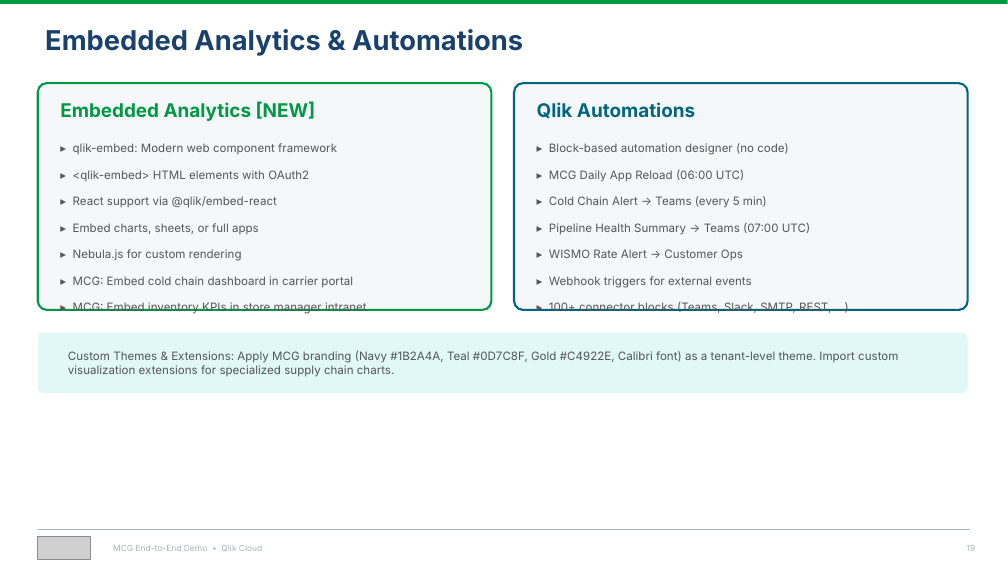
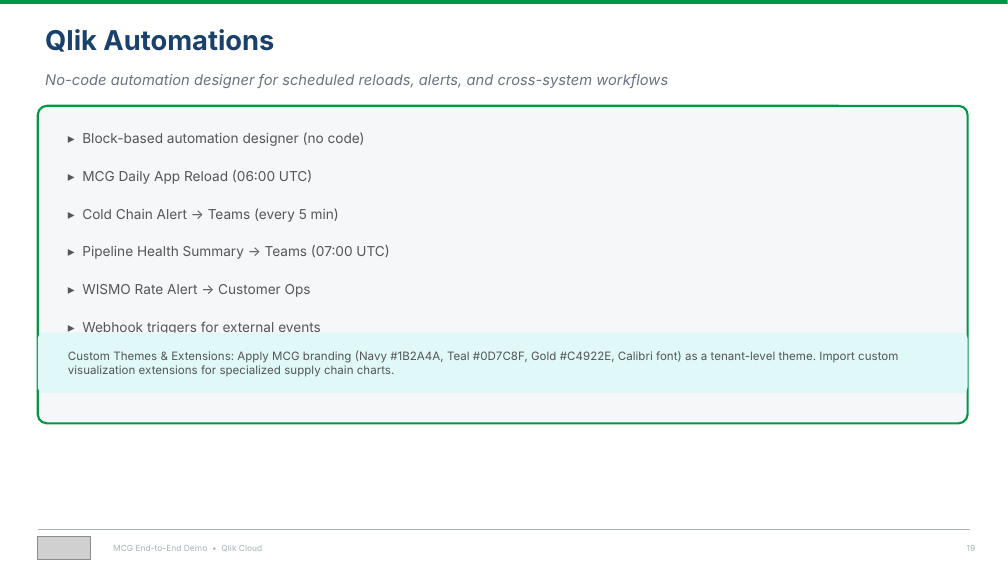
Before and after one commit to robertschoenfeldqlik/meridan_retail_group_qlik_demo_assets, a slide deck: slide 19 of MCG_Demo_Overview_Four_Stories.pptx. Drawn at 1008x567 pixels with LibreOffice and Linux fonts; fonts in the diff are those of the drawing; grey boxes stand for pictures. Boxes give left, top, right and bottom in pixels: in the first picture for what was removed or moved away, otherwise in the second. Text is boxed around its words. In the diff, an @@ line names an element or a change of style, - is before the commit and + after.

```diff
--- a/MCG_Demo_Overview_Four_Stories.pptx
+++ b/MCG_Demo_Overview_Four_Stories.pptx
@@ text at [45, 29, 274, 52]: text changed @@
-Embedded Analytics & Automations
+Qlik Automations
@@ text added at [45, 74, 668, 88], 14 pt, text #6B7280, italic @@
+No-code automation designer for scheduled reloads, alerts, and cross-system workflows
@@ rounded rectangle removed at [514, 83, 968, 310] @@
@@ rounded rectangle: place and size @@
-rounded rectangle at [38, 83, 492, 310]
+rounded rectangle at [38, 106, 968, 423]
@@ rounded rectangle at [38, 106, 968, 423]: proportions changed @@
@@ text removed at [60, 101, 316, 121] @@
-Embedded Analytics [NEW]
@@ text removed at [537, 102, 695, 118] @@
-Qlik Automations
@@ text "▸ Block-based automation designer (no ...": place and size @@
-text "▸ Block-based automation designer (no ..." at [549, 143, 788, 155]
+text "▸ Block-based automation designer (no ..." at [82, 132, 365, 146]
@@ text removed at [73, 143, 337, 155] @@
-▸ qlik-embed: Modern web component framework
@@ text "▸ MCG Daily App Reload ...": place and size @@
-text "▸ MCG Daily App Reload ..." at [549, 169, 744, 182]
+text "▸ MCG Daily App Reload ..." at [82, 170, 312, 184]
@@ text removed at [73, 170, 309, 181] @@
-▸ <qlik-embed> HTML elements with OAuth2
@@ text "▸ Cold Chain Alert → ...": place and size @@
-text "▸ Cold Chain Alert → ..." at [549, 196, 767, 208]
+text "▸ Cold Chain Alert → ..." at [82, 208, 339, 222]
@@ text removed at [73, 196, 277, 208] @@
-▸ React support via @qlik/embed-react
@@ text "▸ Pipeline Health Summary → ...": place and size @@
-text "▸ Pipeline Health Summary → ..." at [549, 222, 810, 235]
+text "▸ Pipeline Health Summary → ..." at [82, 245, 389, 259]
@@ text removed at [73, 223, 259, 234] @@
-▸ Embed charts, sheets, or full apps
@@ text removed at [73, 249, 242, 261] @@
-▸ Nebula.js for custom rendering
@@ text "▸ WISMO Rate Alert → ...": place and size @@
-text "▸ WISMO Rate Alert → ..." at [549, 249, 743, 260]
+text "▸ WISMO Rate Alert → ..." at [82, 284, 311, 297]
@@ text removed at [73, 276, 353, 288] @@
-▸ MCG: Embed cold chain dashboard in carrier portal
@@ size 11 to 13 pt in 6 elements at [82, 170, 312, 184], [82, 132, 365, 146], [82, 208, 339, 222], [82, 245, 389, 259], [82, 284, 311, 297], [82, 321, 321, 333] @@
@@ text "▸ Webhook triggers for external ...": place and size @@
-text "▸ Webhook triggers for external ..." at [549, 276, 751, 288]
+text "▸ Webhook triggers for external ..." at [82, 321, 321, 333]
@@ text removed at [73, 302, 367, 314] @@
-▸ MCG: Embed inventory KPIs in store manager intranet
@@ text removed at [549, 301, 831, 313] @@
-▸ 100+ connector blocks (Teams, Slack, SMTP, REST, ...)
```
Also in this commit, not shown: 4 other slides changed, 1 other file.
